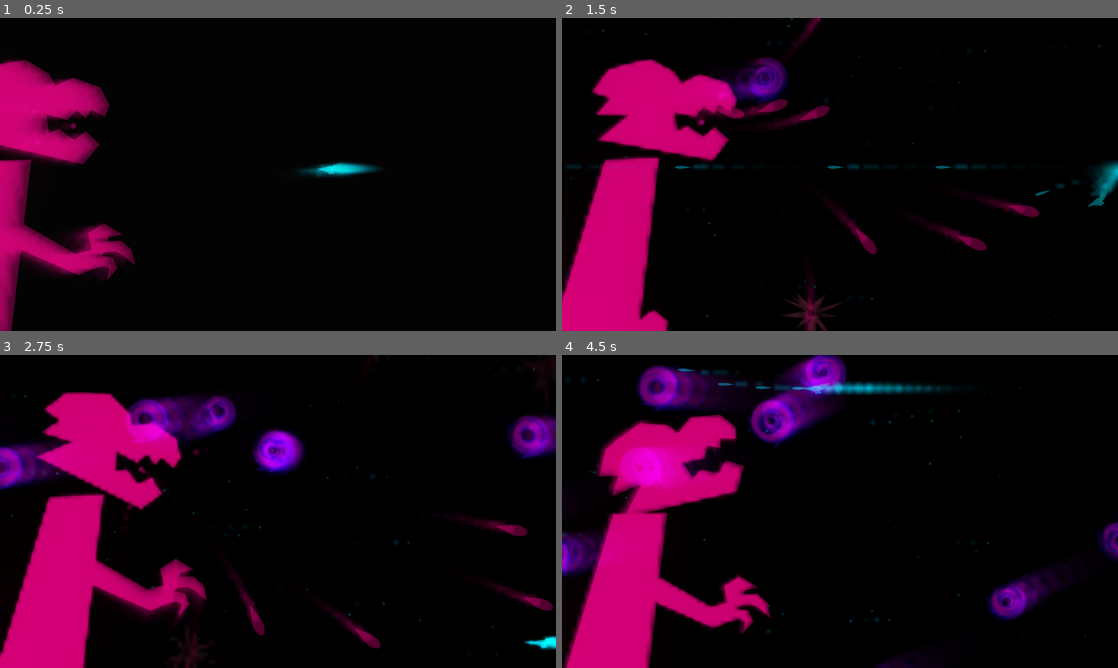
Above: before the commit, frames 1-4 (two rows, left to right).
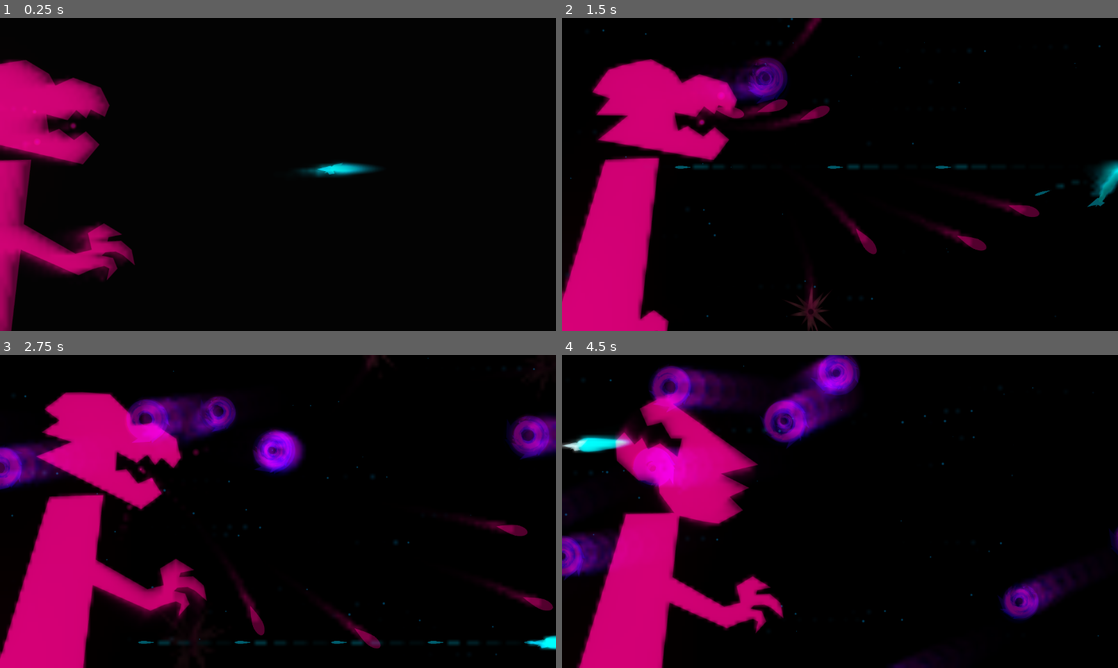
Above: after the commit, the same moments.

Repository: ArandomPsi/faba-baba
Game: Godot game, scene res://scenes/testmap.tscn
Same seed, same stepped clock (60 frames per second), same inputs: the game is played once before the commit and once after it. The project has no main scene, so this scene is started directly.
Inputs:
- Up to frame 1 (0.25 s): no input
- Up to frame 2 (1.5 s): hold Right (right) 0.53-1.28 s; hold Space (shoot) 0.53-1.28 s; hold Down (down) from 1.28 s (still down); tap Space (shoot) at 1.35 s
- Up to frame 3 (2.75 s): release Down (down) at 2.03 s; hold Right (right) from 2.03 s (still down); hold Space (shoot) from 2.03 s (still down)
- Up to frame 4 (4.5 s): release Right (right) at 2.78 s; release Space (shoot) at 2.78 s; hold Up (up) 2.78-3.53 s; tap Space (shoot) at 2.85, 4.35 s; hold Space (shoot) 3.53-4.28 s; hold Left (left) from 3.53 s (still down)

The runs differ from the first frame. In frame 1, less than 0.1% of the frame differs, in the area x 62-64%, y 47-50%; in frame 2, 0.4%; in frame 3, 0.4%; in frame 4, 19%, in the area x 0-100%, y 0-100%.

Commit message:
flingaling

Diff:
--- a/auto-bat/project.godot
+++ b/auto-bat/project.godot
@@ -48,7 +48,6 @@
 
 [layer_names]
 
-2d_physics/layer_1="player"
-2d_physics/layer_2="enemy"
-2d_physics/layer_3="player attack"
+2d_physics/layer_2="player"
+2d_physics/layer_3="boss"
 2d_physics/layer_4="enemy attack"
--- a/auto-bat/scenes/babal.tscn
+++ b/auto-bat/scenes/babal.tscn
@@ -3,7 +3,8 @@
 [ext_resource type="Script" uid="uid://bgswc4p2raq7w" path="res://scripts/babal.gd" id="1_6a4bi"]
 [ext_resource type="Texture2D" uid="uid://ddls8jqrhoncm" path="res://assets/vfx/babal.svg" id="1_hhgxi"]
 
-[sub_resource type="CircleShape2D" id="CircleShape2D_6a4bi"]
+[sub_resource type="RectangleShape2D" id="RectangleShape2D_6a4bi"]
+size = Vector2(40, 12)
 
 [node name="babal" type="Node2D"]
 script = ExtResource("1_6a4bi")
@@ -14,9 +15,10 @@
 texture = ExtResource("1_hhgxi")
 
 [node name="Area2D" type="Area2D" parent="."]
-collision_layer = 0
+collision_layer = 8
 
 [node name="CollisionShape2D" type="CollisionShape2D" parent="Area2D"]
-shape = SubResource("CircleShape2D_6a4bi")
+position = Vector2(7, 0)
+shape = SubResource("RectangleShape2D_6a4bi")
 
 [connection signal="body_entered" from="Area2D" to="." method="_on_area_2d_body_entered"]
--- a/auto-bat/scenes/babylittleblaster.tscn
+++ b/auto-bat/scenes/babylittleblaster.tscn
@@ -15,6 +15,7 @@
 
 [node name="Area2D" type="Area2D" parent="."]
 collision_layer = 0
+collision_mask = 4
 
 [node name="CollisionShape2D" type="CollisionShape2D" parent="Area2D"]
 shape = SubResource("CircleShape2D_0fs3o")
--- a/auto-bat/scenes/boss.tscn
+++ b/auto-bat/scenes/boss.tscn
@@ -28,6 +28,9 @@
 gravity = Vector3(0, 0, 0)
 color_ramp = SubResource("GradientTexture1D_2cdgk")
 
+[sub_resource type="RectangleShape2D" id="RectangleShape2D_r3bxh"]
+size = Vector2(335.694, 41.5241)
+
 [sub_resource type="CanvasItemMaterial" id="CanvasItemMaterial_wqpjq"]
 blend_mode = 1
 
@@ -101,6 +104,57 @@
 
 [sub_resource type="RectangleShape2D" id="RectangleShape2D_wqpjq"]
 size = Vector2(82, 496.4)
+
+[sub_resource type="Animation" id="Animation_2cdgk"]
+length = 0.001
+tracks/0/type = "value"
+tracks/0/imported = false
+tracks/0/enabled = true
+tracks/0/path = NodePath("body/Sprite2D:rotation")
+tracks/0/interp = 3
+tracks/0/loop_wrap = true
+tracks/0/keys = {
+"times": PackedFloat32Array(0),
+"transitions": PackedFloat32Array(1),
+"update": 0,
+"values": [0.209293]
+}
+tracks/1/type = "value"
+tracks/1/imported = false
+tracks/1/enabled = true
+tracks/1/path = NodePath("body/head/charge:emitting")
+tracks/1/interp = 1
+tracks/1/loop_wrap = true
+tracks/1/keys = {
+"times": PackedFloat32Array(0),
+"transitions": PackedFloat32Array(1),
+"update": 1,
+"values": [true]
+}
+tracks/2/type = "value"
+tracks/2/imported = false
+tracks/2/enabled = true
+tracks/2/path = NodePath("body/head/godzillathingy:emitting")
+tracks/2/interp = 1
+tracks/2/loop_wrap = true
+tracks/2/keys = {
+"times": PackedFloat32Array(0),
+"transitions": PackedFloat32Array(1),
+"update": 1,
+"values": [false]
+}
+tracks/3/type = "value"
+tracks/3/imported = false
+tracks/3/enabled = true
+tracks/3/path = NodePath("body/head/godzillathingy/Area2D/CollisionShape2D:disabled")
+tracks/3/interp = 1
+tracks/3/loop_wrap = true
+tracks/3/keys = {
+"times": PackedFloat32Array(0),
+"transitions": PackedFloat32Array(1),
+"update": 1,
+"values": [true]
+}
 
 [sub_resource type="Animation" id="Animation_r3bxh"]
 resource_name = "attack1"
@@ -148,45 +202,6 @@
 "values": [0.209293, 1.40422, 2.46588, 4.25239, 0.209293]
 }
 
-[sub_resource type="Animation" id="Animation_2cdgk"]
-length = 0.001
-tracks/0/type = "value"
-tracks/0/imported = false
-tracks/0/enabled = true
-tracks/0/path = NodePath("body/Sprite2D:rotation")
-tracks/0/interp = 3
-tracks/0/loop_wrap = true
-tracks/0/keys = {
-"times": PackedFloat32Array(0),
-"transitions": PackedFloat32Array(1),
-"update": 0,
-"values": [0.209293]
-}
-tracks/1/type = "value"
-tracks/1/imported = false
-tracks/1/enabled = true
-tracks/1/path = NodePath("body/head/charge:emitting")
-tracks/1/interp = 1
-tracks/1/loop_wrap = true
-tracks/1/keys = {
-"times": PackedFloat32Array(0),
-"transitions": PackedFloat32Array(1),
-"update": 1,
-"values": [true]
-}
-tracks/2/type = "value"
-tracks/2/imported = false
-tracks/2/enabled = true
-tracks/2/path = NodePath("body/head/godzillathingy:emitting")
-tracks/2/interp = 1
-tracks/2/loop_wrap = true
-tracks/2/keys = {
-"times": PackedFloat32Array(0),
-"transitions": PackedFloat32Array(1),
-"update": 1,
-"values": [false]
-}
-
 [sub_resource type="Animation" id="Animation_qsl3t"]
 resource_name = "godzillabeam"
 length = 2.0
@@ -235,10 +250,22 @@
 tracks/3/interp = 1
 tracks/3/loop_wrap = true
 tracks/3/keys = {
-"times": PackedFloat32Array(0, 0.9, 1.56667),
+"times": PackedFloat32Array(0, 0.9, 1.5667),
 "transitions": PackedFloat32Array(1, 1, 1),
 "update": 1,
 "values": [false, true, false]
+}
+tracks/4/type = "value"
+tracks/4/imported = false
+tracks/4/enabled = true
+tracks/4/path = NodePath("body/head/godzillathingy/Area2D/CollisionShape2D:disabled")
+tracks/4/interp = 1
+tracks/4/loop_wrap = true
+tracks/4/keys = {
+"times": PackedFloat32Array(0, 0.9, 1.5667),
+"transitions": PackedFloat32Array(1, 1, 1),
+"update": 1,
+"values": [true, false, true]
 }
 
 [sub_resource type="Animation" id="Animation_2avx2"]
@@ -319,6 +346,15 @@
 local_coords = true
 process_material = SubResource("ParticleProcessMaterial_qsl3t")
 
+[node name="Area2D" type="Area2D" parent="body/head/godzillathingy"]
+collision_layer = 8
+collision_mask = 2
+
+[node name="CollisionShape2D" type="CollisionShape2D" parent="body/head/godzillathingy/Area2D"]
+position = Vector2(90.1384, -2.45393)
+shape = SubResource("RectangleShape2D_r3bxh")
+disabled = true
+
 [node name="charge" type="GPUParticles2D" parent="body/head"]
 material = SubResource("CanvasItemMaterial_wqpjq")
 position = Vector2(78.191, 25.6157)
--- a/auto-bat/scenes/dragonsballs.tscn
+++ b/auto-bat/scenes/dragonsballs.tscn
@@ -14,6 +14,7 @@
 metadata/_snap_enabled = true
 
 [sub_resource type="CircleShape2D" id="CircleShape2D_nw3kf"]
+radius = 15.0
 
 [node name="dragonsballs" type="Node2D"]
 script = ExtResource("1_nw3kf")
@@ -23,7 +24,8 @@
 texture = SubResource("GradientTexture2D_axkwi")
 
 [node name="Area2D" type="Area2D" parent="."]
-collision_layer = 0
+collision_layer = 8
+collision_mask = 2
 
 [node name="CollisionShape2D" type="CollisionShape2D" parent="Area2D"]
 shape = SubResource("CircleShape2D_nw3kf")
--- a/auto-bat/scenes/hollowpurple.tscn
+++ b/auto-bat/scenes/hollowpurple.tscn
@@ -23,7 +23,11 @@
 color = Color(1, 0, 0.566667, 1)
 color_ramp = SubResource("GradientTexture1D_pmmwp")
 
+[sub_resource type="CircleShape2D" id="CircleShape2D_vrsi8"]
+radius = 33.9559
+
 [node name="hollowpurple" type="Node2D"]
+position = Vector2(303, 180)
 script = ExtResource("1_vrsi8")
 
 [node name="GPUParticles2D" type="GPUParticles2D" parent="."]
@@ -36,3 +40,10 @@
 visibility_rect = Rect2(-2000, -2000, 4000, 4000)
 local_coords = true
 process_material = SubResource("ParticleProcessMaterial_26ukg")
+
+[node name="Area2D" type="Area2D" parent="."]
+collision_layer = 8
+collision_mask = 2
+
+[node name="CollisionShape2D" type="CollisionShape2D" parent="Area2D"]
+shape = SubResource("CircleShape2D_vrsi8")
--- a/auto-bat/scenes/player.tscn
+++ b/auto-bat/scenes/player.tscn
@@ -43,6 +43,9 @@
 
 [sub_resource type="RectangleShape2D" id="RectangleShape2D_g2els"]
 
+[sub_resource type="RectangleShape2D" id="RectangleShape2D_qhqgy"]
+size = Vector2(18, 10)
+
 [node name="player" type="CharacterBody2D"]
 collision_layer = 2
 script = ExtResource("1_g2els")
@@ -50,11 +53,12 @@
 [node name="pivot" type="Node2D" parent="."]
 
 [node name="Sprite2D" type="Sprite2D" parent="pivot"]
-modulate = Color(0, 0.85, 1, 1)
+self_modulate = Color(0, 0.85098, 1, 1)
 scale = Vector2(0.5, 0.5)
 texture = ExtResource("2_qhqgy")
 
 [node name="GPUParticles2D" type="GPUParticles2D" parent="pivot/Sprite2D"]
+self_modulate = Color(0, 0.85098, 1, 1)
 material = SubResource("CanvasItemMaterial_qhqgy")
 scale = Vector2(2, 2)
 amount = 20
@@ -75,3 +79,12 @@
 position_smoothing_enabled = true
 position_smoothing_speed = 2.0
 script = ExtResource("3_qhqgy")
+
+[node name="hurtbox" type="Area2D" parent="."]
+collision_layer = 0
+collision_mask = 8
+
+[node name="CollisionShape2D" type="CollisionShape2D" parent="hurtbox"]
+shape = SubResource("RectangleShape2D_qhqgy")
+
+[connection signal="area_entered" from="hurtbox" to="." method="_on_hurtbox_area_entered"]
--- a/auto-bat/scripts/boss.gd
+++ b/auto-bat/scripts/boss.gd
@@ -13,6 +13,7 @@
 	if not $AnimationPlayer.is_playing():
 		var anims : Array = $AnimationPlayer.get_animation_list() #maybe cache this
 		$AnimationPlayer.play(anims.pick_random())
+		#testing: $AnimationPlayer.play("attack2")
 
 
 func attack1():
--- a/auto-bat/scripts/player.gd
+++ b/auto-bat/scripts/player.gd
@@ -1,11 +1,19 @@
 extends CharacterBody2D
 
 var shotcooldown : float = 0
+var rocket_timer : float = 0.0
 
 func _process(delta: float) -> void:
-	velocity += Input.get_vector("left","right","up","down") * 5000 * delta
+	var dir = Input.get_vector("left","right","up","down")
+	velocity += dir * 5000 * delta
 	velocity *= pow(0.9, delta * 60.0)
 	$pivot.rotation_degrees = velocity.y * -0.05
+	if dir == Vector2.ZERO:
+		rocket_timer += delta
+		$pivot/Sprite2D/GPUParticles2D.modulate.a = 1.0 - (rocket_timer/1.5)
+	else:
+		rocket_timer = 0.0
+		$pivot/Sprite2D/GPUParticles2D.modulate.a += delta
 	if Input.is_action_pressed("shoot") and shotcooldown < 0:
 		shoot()
 		shotcooldown = 0.15
@@ -17,4 +25,17 @@
 	get_tree().current_scene.add_child(b)
 	b.position = position
 	b.rotation = $pivot.rotation + PI
-	print("yo")
+
+func fling(enemy_attack):
+	if "velocity" in enemy_attack:
+		velocity += enemy_attack.velocity * 5
+	else:
+		velocity += enemy_attack.transform.x * 2500
+
+func _on_hurtbox_area_entered(area: Area2D) -> void:
+	fling(area.get_parent())
+	for i in range(3):
+		var tween = create_tween().set_trans(Tween.TRANS_CUBIC).set_ease(Tween.EASE_OUT)
+		tween.tween_property($pivot/Sprite2D, "self_modulate", Color.WHITE, 0.15)
+		tween.tween_property($pivot/Sprite2D, "self_modulate", Color("#00d9ff"), 0.15)
+		await tween.finished
Not shown: 1 places in auto-bat/scenes/boss.tscn that only renumber resources
Not shown: 1 places in auto-bat/scenes/hollowpurple.tscn that only renumber resources
Not shown: 1 places in auto-bat/scenes/player.tscn that only renumber resources
